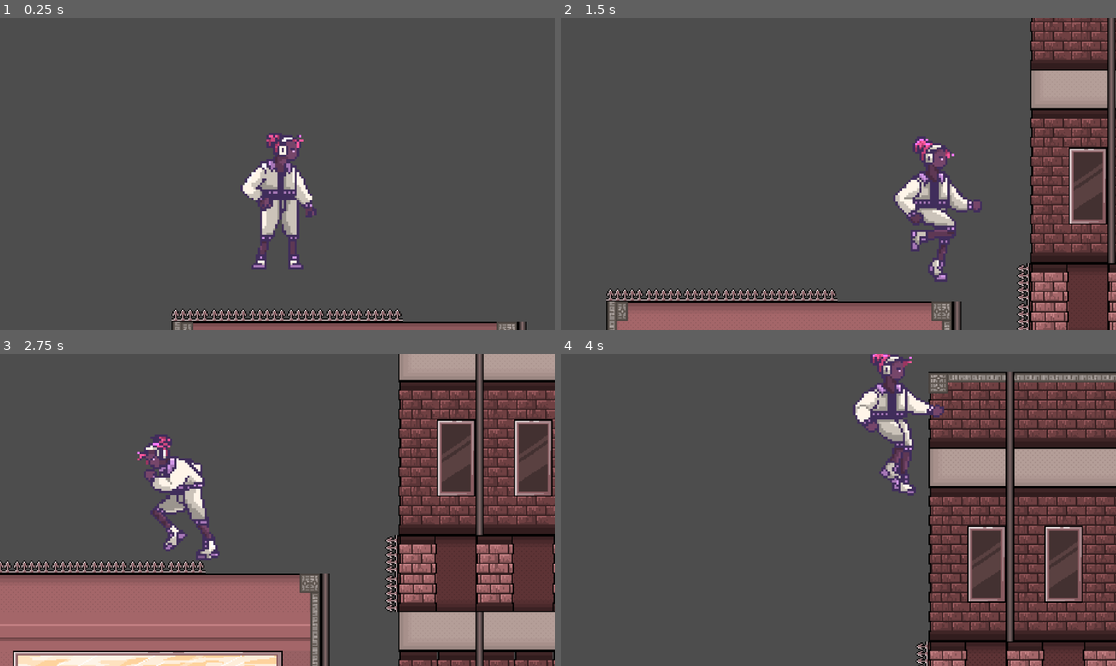
Above: before the commit, frames 1-4 (two rows, left to right).
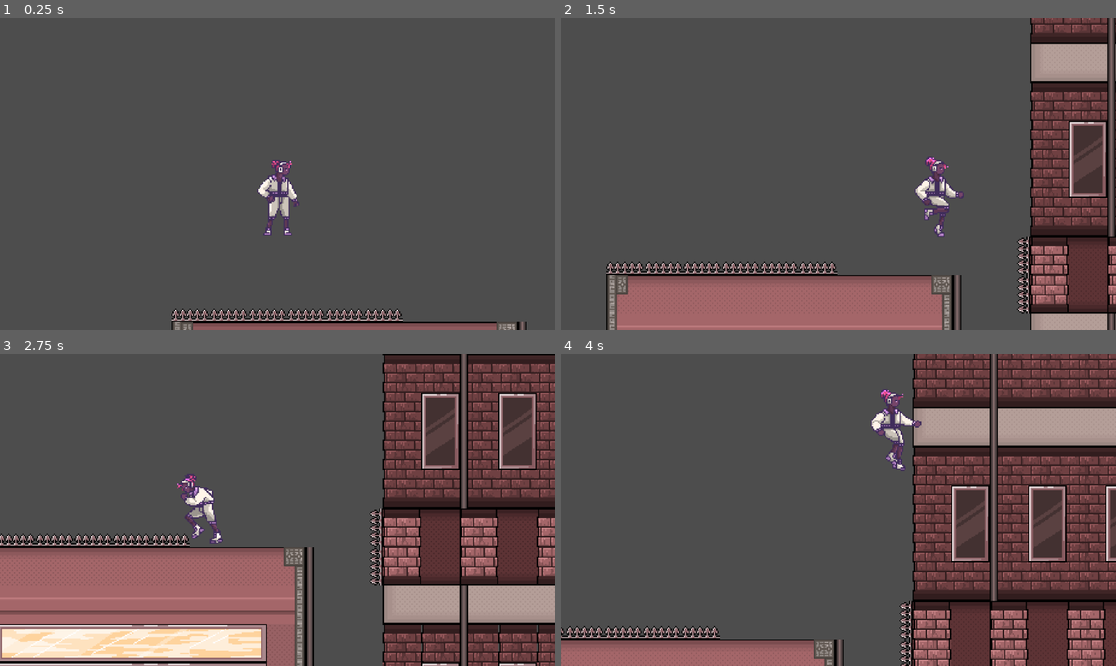
Above: after the commit, the same moments.

Repository: kevwu27/Tritonware-Game
Game: Godot game, scene res://game_level.tscn
The game is run twice, just before and just after one commit, with the same random seed, the same clock (stepped at 60 frames per second) and the same inputs.
Inputs:
- Up to frame 1 (0.25 s): no input
- Up to frame 2 (1.5 s): hold D (right) from 0.53 s (still down); tap Space (jump) at 0.6, 0.77, 1.07, 1.35 s
- Up to frame 3 (2.75 s): tap Space (jump) at 1.52, 1.82, 2.1 s; release D (right) at 2.03 s; hold A (left) from 2.03 s (still down)
- Up to frame 4 (4 s): release A (left) at 2.78 s; hold D (right) from 2.78 s (still down); tap Space (jump) at 2.85, 3.02, 3.32, 3.6, 3.77 s

The runs differ from the first frame. In frame 1, 2.6% of the frame differs, in the area x 43-58%, y 36-81%; in frame 2, 20%; in frame 3, 41%, in the area x 0-100%, y 0-100%; in frame 4, 35%.

Commit message:
resized player

Diff:
--- a/player.tscn
+++ b/player.tscn
@@ -143,17 +143,17 @@
 }]
 
 [sub_resource type="CapsuleShape2D" id="CapsuleShape2D_uce67"]
-radius = 124.0
-height = 519.309
+radius = 68.6259
+height = 295.911
 
 [node name="CharacterBody2D" type="CharacterBody2D"]
 scale = Vector2(0.2, 0.2)
 script = ExtResource("1_1wtdd")
 
 [node name="AnimatedSprite2D" type="AnimatedSprite2D" parent="."]
-scale = Vector2(9, 9)
+scale = Vector2(5, 5)
 sprite_frames = SubResource("SpriteFrames_45a6a")
-animation = &"jump"
+animation = &"idle"
 autoplay = "idle"
 flip_h = true
 
